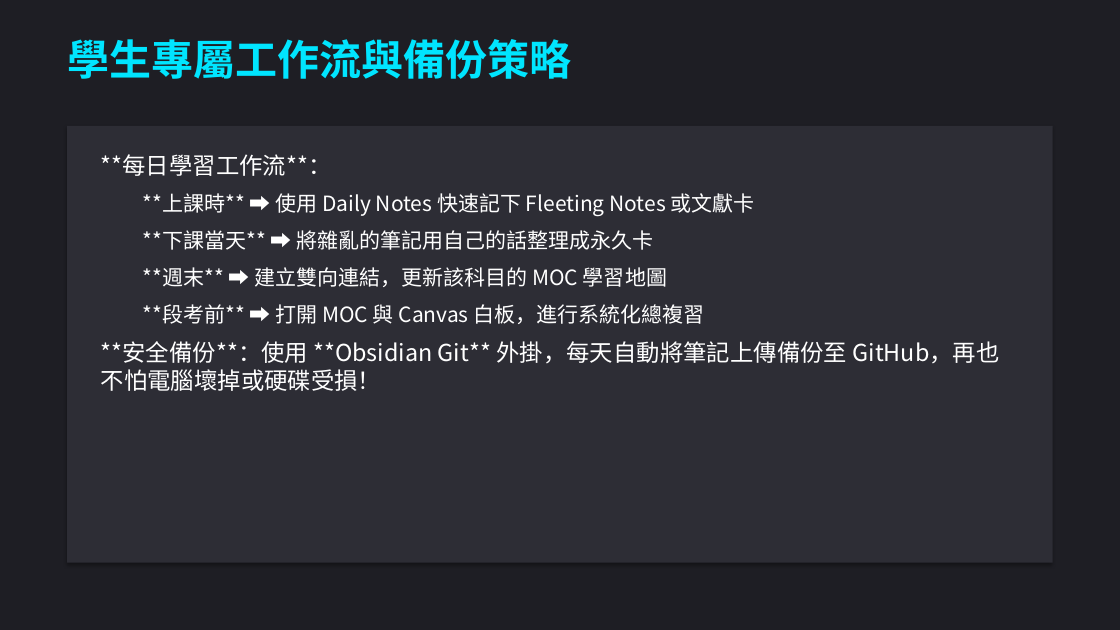
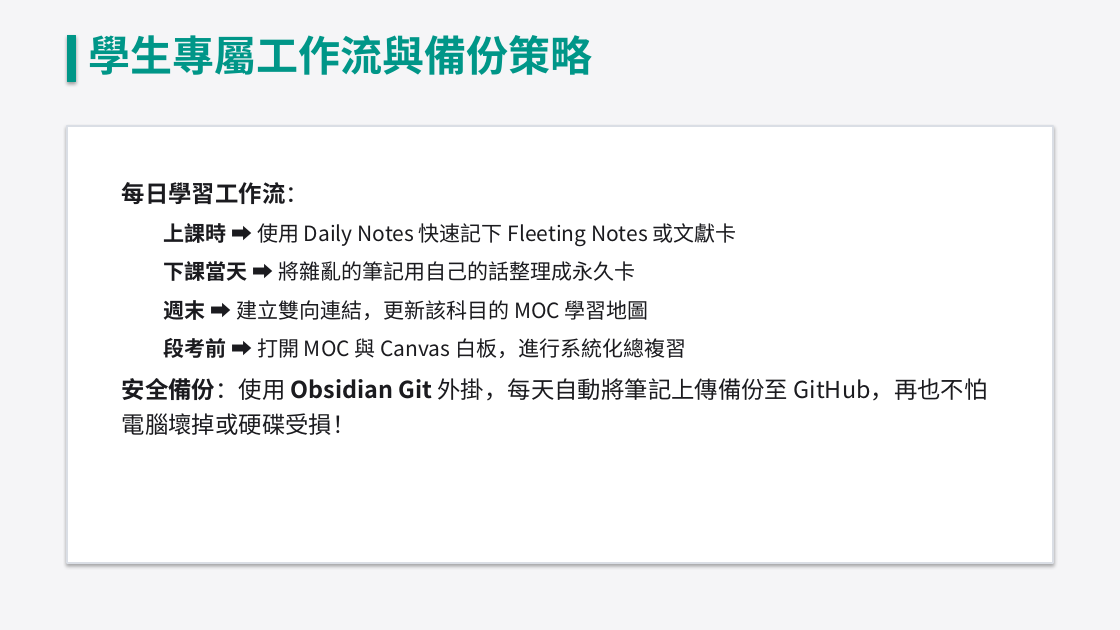
Before and after one commit to oscar7692000-beep/teaching-materials-course, a slide deck: slide 24 of Obsidian_教學簡報.pptx. Drawn at 1120x630 pixels with LibreOffice and Linux fonts; fonts in the diff are those of the drawing. Boxes give left, top, right and bottom in pixels: in the first picture for what was removed or moved away, otherwise in the second. Text is boxed around its words. In the diff, an @@ line names an element or a change of style, - is before the commit and + after.

```diff
--- a/Obsidian_教學簡報.pptx
+++ b/Obsidian_教學簡報.pptx
@@ background #1E1E24 to #F5F5F7 @@
@@ text "學生專屬工作流與備份策略" moved from (x1=67, y1=39, x2=571, y2=79) to (x1=88, y1=35, x2=592, y2=75) @@
@@ text "學生專屬工作流與備份策略" at (x1=88, y1=35, x2=592, y2=75): text colour #00E5FF to #009688 @@
@@ rectangle added at (x1=67, y1=35, x2=76, y2=82), fill #009688, outline #009688 0.75 pt @@
@@ rectangle at (x1=67, y1=126, x2=1053, y2=563): fill #2D2D35 to #FFFFFF; outline none to #DADEE5 1.5 pt @@
@@ text at (x1=122, y1=182, x2=988, y2=435): text changed; text colour #FFFFFF to #1B1B1F @@
-**每日學習工作流**：
-  **上課時** ➡ 使用 Daily Notes 快速記下 Fleeting Notes 或文獻卡
-  **下課當天** ➡ 將雜亂的筆記用自己的話整理成永久卡
-  **週末** ➡ 建立雙向連結，更新該科目的 MOC 學習地圖
-  **段考前** ➡ 打開 MOC 與 Canvas 白板，進行系統化總複習
-**安全備份**：使用 **Obsidian Git** 外掛，每天自動將筆記上傳備份至 GitHub，再也不怕電腦壞掉或硬碟受損！
+每日學習工作流：
+  上課時 ➡ 使用 Daily Notes 快速記下 Fleeting Notes 或文獻卡
+  下課當天 ➡ 將雜亂的筆記用自己的話整理成永久卡
+  週末 ➡ 建立雙向連結，更新該科目的 MOC 學習地圖
+  段考前 ➡ 打開 MOC 與 Canvas 白板，進行系統化總複習
+安全備份：使用 Obsidian Git 外掛，每天自動將筆記上傳備份至 GitHub，再也不怕電腦壞掉或硬碟受損！
```
Also in this commit, not shown: 24 other slides changed, 31 other files.
